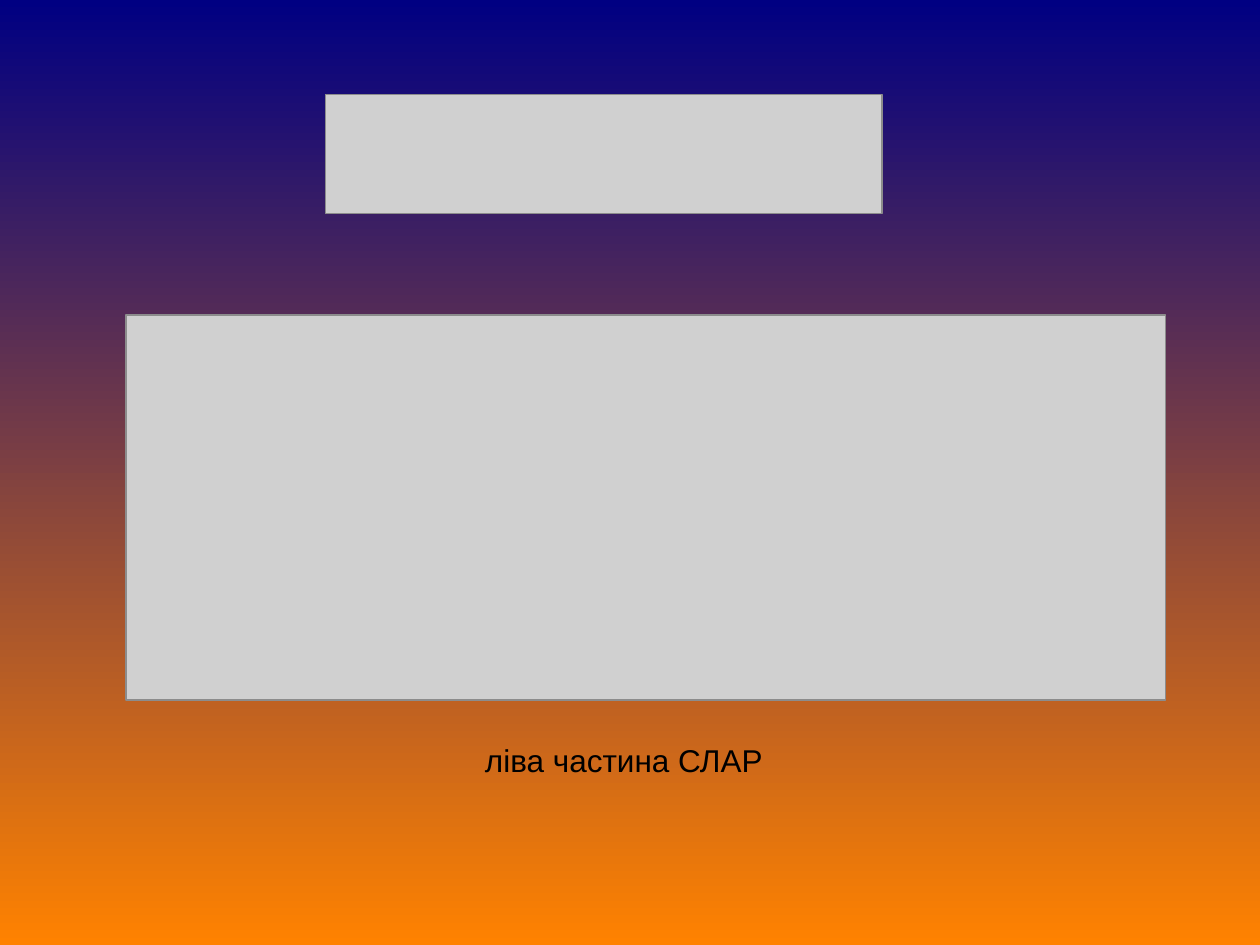
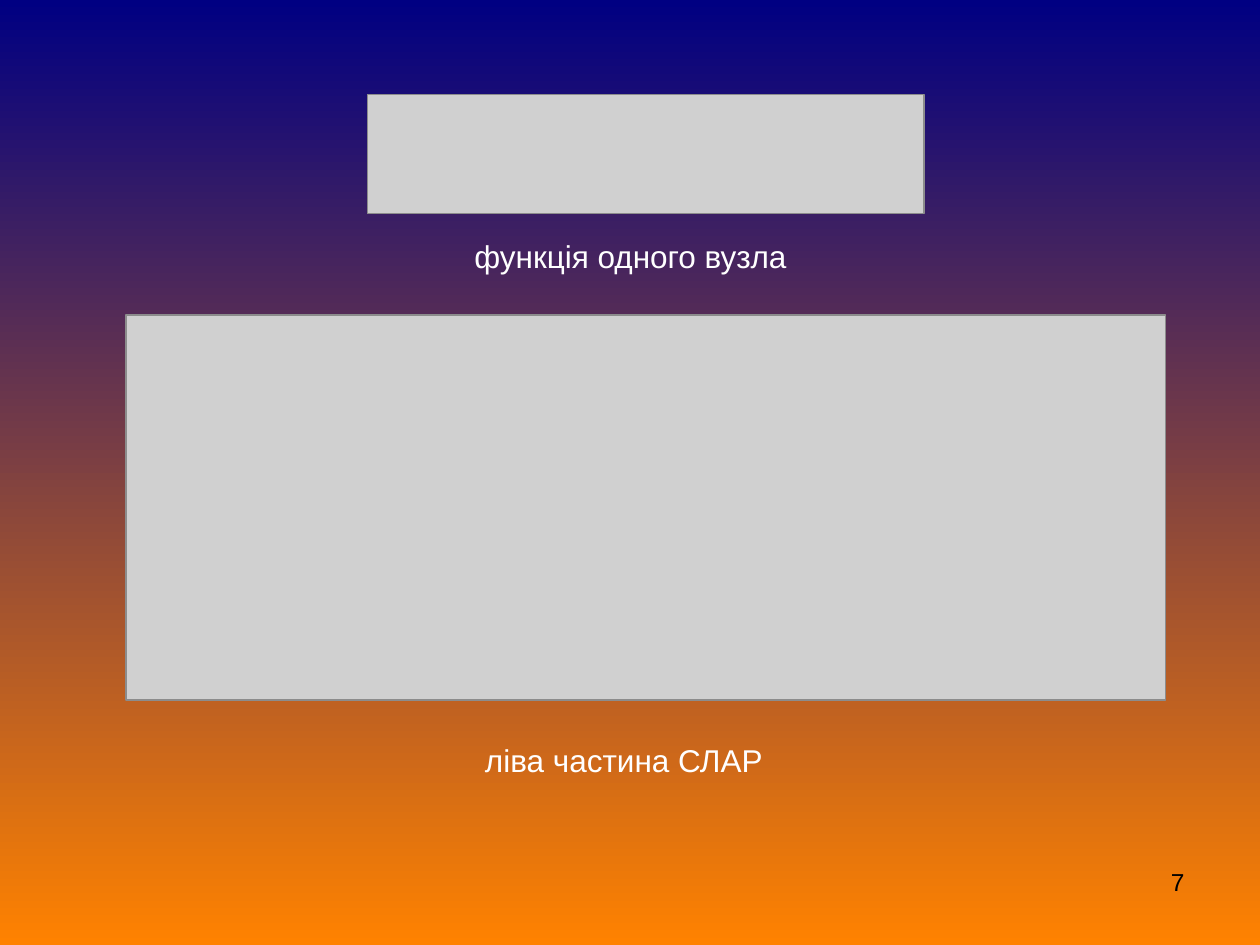
Before and after one commit to Ev1lSoda/FEM, a slide deck: slide 7 of дипломна/Дипломна робота.pps (slide 13 before the commit). Drawn at 1260x945 pixels with LibreOffice and Linux fonts; fonts in the diff are those of the drawing; grey boxes stand for pictures. Boxes give left, top, right and bottom in pixels: in the first picture for what was removed or moved away, otherwise in the second. Text is boxed around its words. In the diff, an @@ line names an element or a change of style, - is before the commit and + after.

```diff
--- a/дипломна/Дипломна робота.pps
+++ b/дипломна/Дипломна робота.pps
@@ picture: place and size @@
-picture at (325, 94, 882, 213)
+picture at (368, 94, 925, 213)
@@ text added at (474, 245, 787, 274), 18 pt, text #FFFFFF @@
+функція одного вузла
@@ text "ліва частина СЛАР" at (485, 749, 762, 773): text colour #000000 to #FFFFFF @@
@@ page number added at (1171, 874, 1185, 891), 14 pt, text #000000 @@
+7
```
Also in this commit, not shown: 9 other slides changed, 7 slides added, 13 slides removed, 8 other files.
